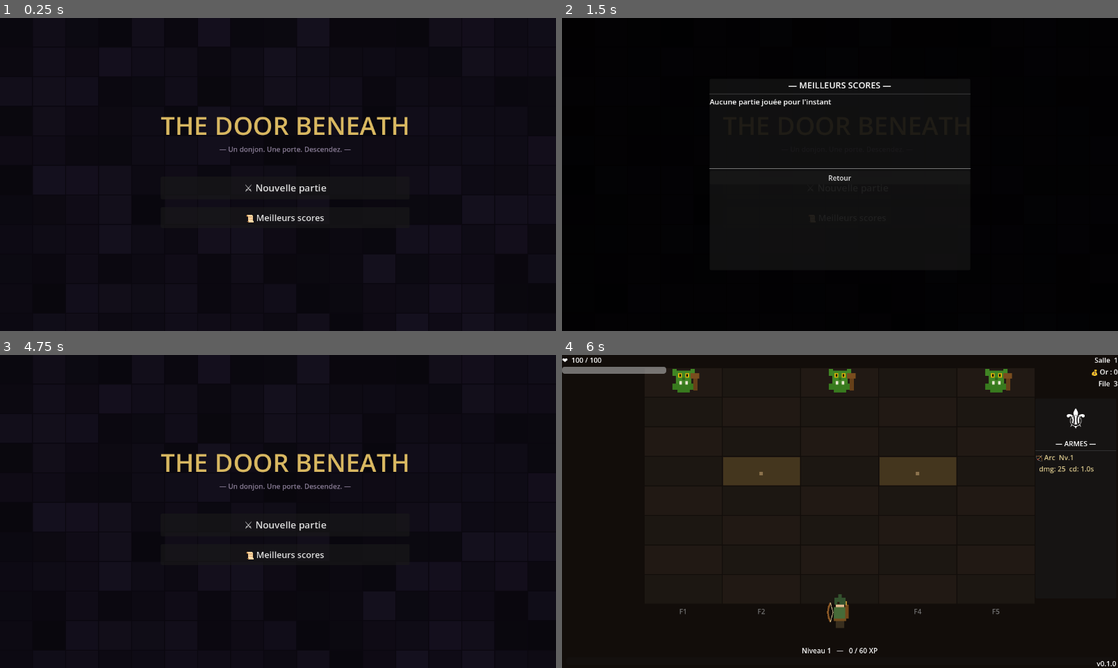
Above: before the commit, frames 1-4 (two rows, left to right).
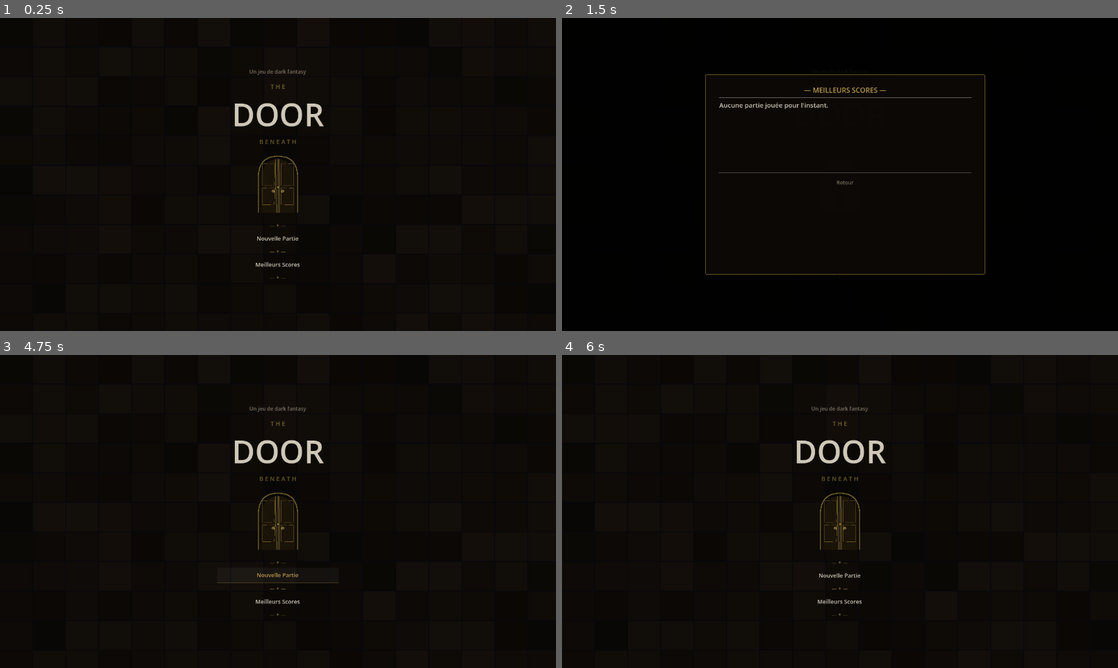
Above: after the commit, the same moments.

Repository: aerthur/game-the-door-beneath
Game: Godot game, scene res://scenes/title_screen.tscn
Same seed, same stepped clock (60 frames per second), same inputs: the game is played once before the commit and once after it.
Inputs (mouse positions are in pixels of both pictures, inside the frame that each line leads up to):
- Up to frame 1 (0.25 s): no input
- Up to frame 2 (1.5 s): click "📜 Meilleurs scores" (after the commit: "Meilleurs Scores") at 0.5 s; click "⚔ Nouvelle partie" (after the commit: "Nouvelle Partie") at 1.25 s
- Up to frame 3 (4.75 s): click "⚔ Nouvelle partie" (after the commit: "Nouvelle Partie") at 2 s; click "Retour" at 2.75 s; tap Enter at 3.5 s; move the mouse to (400, 495) at 3.52 s; hold Right (lane_right) 3.53-4.25 s; hold Space (next_room) 3.53-4.25 s; click (400, 495) at 3.67 s; drag from (166, 527) to (250, 574) at 4.27 s
- Up to frame 4 (6 s): tap Enter at 5 s; move the mouse to (895, 442) at 5.02 s; hold Right (lane_right) 5.03-5.75 s; tap Alt at 5.1 s; tap Space (next_room) at 5.75 s; drag from (812, 574) to (673, 464) at 5.77 s

The runs differ from the first frame. In frame 1, 2.7% of the frame differs, in the area x 28-74%, y 16-84%; in frame 2, 1.5%; in frame 3, 2.7%; in frame 4, 6.7%, in the area x 0-100%, y 0-100%.

Commit message:
first update of main menu

Diff:
--- a/scenes/title_screen.tscn
+++ b/scenes/title_screen.tscn
@@ -1,57 +1,95 @@
-[gd_scene load_steps=2 format=3]
+[gd_scene load_steps=3 format=3]
 
 [ext_resource type="Script" path="res://scripts/title_screen.gd" id="1"]
+[ext_resource type="Script" path="res://scripts/door_drawing.gd" id="2"]
 
 [node name="TitleScreen" type="Node"]
 script = ExtResource("1")
 
 [node name="Background" type="ColorRect" parent="."]
-color = Color(0.04, 0.03, 0.06, 1)
+color = Color(0.027, 0.027, 0.055, 1)
 size = Vector2(1280, 720)
+z_index = -10
 
 [node name="StoneGrid" type="Node2D" parent="."]
+z_index = -9
 
 [node name="UI" type="CanvasLayer" parent="."]
 
-[node name="TitlePanel" type="VBoxContainer" parent="UI"]
-anchors_preset = 8
-anchor_left = 0.5
-anchor_top = 0.5
-anchor_right = 0.5
-anchor_bottom = 0.5
-offset_left = -270.0
-offset_top = -210.0
-offset_right = 270.0
-offset_bottom = 180.0
+[node name="Center" type="CenterContainer" parent="UI"]
+anchors_preset = 15
+anchor_right = 1.0
+anchor_bottom = 1.0
+
+[node name="TitlePanel" type="VBoxContainer" parent="UI/Center"]
 alignment = 1
 
-[node name="TitleLabel" type="Label" parent="UI/TitlePanel"]
+[node name="SubtitleLabel" type="Label" parent="UI/Center/TitlePanel"]
 layout_mode = 2
-text = "THE DOOR BENEATH"
+text = "Un jeu de dark fantasy"
 horizontal_alignment = 1
 
-[node name="SubLabel" type="Label" parent="UI/TitlePanel"]
+[node name="Spacer0" type="Control" parent="UI/Center/TitlePanel"]
 layout_mode = 2
-text = "— Un donjon. Une porte. Descendez. —"
+custom_minimum_size = Vector2(0, 8)
+
+[node name="TitleBox" type="VBoxContainer" parent="UI/Center/TitlePanel"]
+layout_mode = 2
+
+[node name="TheLabel" type="Label" parent="UI/Center/TitlePanel/TitleBox"]
+layout_mode = 2
+text = "T H E"
 horizontal_alignment = 1
 
-[node name="Spacer" type="Control" parent="UI/TitlePanel"]
+[node name="DoorLabel" type="Label" parent="UI/Center/TitlePanel/TitleBox"]
 layout_mode = 2
-custom_minimum_size = Vector2(0, 44)
+text = "DOOR"
+horizontal_alignment = 1
 
-[node name="BtnNewGame" type="Button" parent="UI/TitlePanel"]
+[node name="BeneathLabel" type="Label" parent="UI/Center/TitlePanel/TitleBox"]
 layout_mode = 2
-custom_minimum_size = Vector2(300, 52)
-text = "⚔ Nouvelle partie"
+text = "B E N E A T H"
+horizontal_alignment = 1
 
-[node name="Gap" type="Control" parent="UI/TitlePanel"]
+[node name="Spacer1" type="Control" parent="UI/Center/TitlePanel"]
 layout_mode = 2
 custom_minimum_size = Vector2(0, 10)
 
-[node name="BtnScores" type="Button" parent="UI/TitlePanel"]
+[node name="DoorControl" type="Control" parent="UI/Center/TitlePanel"]
 layout_mode = 2
-custom_minimum_size = Vector2(300, 48)
-text = "📜 Meilleurs scores"
+custom_minimum_size = Vector2(110, 140)
+script = ExtResource("2")
+
+[node name="Spacer2" type="Control" parent="UI/Center/TitlePanel"]
+layout_mode = 2
+custom_minimum_size = Vector2(0, 8)
+
+[node name="MenuBox" type="VBoxContainer" parent="UI/Center/TitlePanel"]
+layout_mode = 2
+alignment = 1
+
+[node name="Sep0" type="Label" parent="UI/Center/TitlePanel/MenuBox"]
+layout_mode = 2
+text = "— ✦ —"
+horizontal_alignment = 1
+
+[node name="BtnNewGame" type="Button" parent="UI/Center/TitlePanel/MenuBox"]
+layout_mode = 2
+text = "Nouvelle Partie"
+
+[node name="Sep1" type="Label" parent="UI/Center/TitlePanel/MenuBox"]
+layout_mode = 2
+text = "— ✦ —"
+horizontal_alignment = 1
+
+[node name="BtnScores" type="Button" parent="UI/Center/TitlePanel/MenuBox"]
+layout_mode = 2
+text = "Meilleurs Scores"
+
+[node name="Sep2" type="Label" parent="UI/Center/TitlePanel/MenuBox"]
+layout_mode = 2
+text = "— ✦ —"
+horizontal_alignment = 1
 
 [node name="BestScoreLabel" type="Label" parent="UI"]
 anchors_preset = 7
@@ -75,7 +113,7 @@
 anchors_preset = 15
 anchor_right = 1.0
 anchor_bottom = 1.0
-color = Color(0, 0, 0, 0.82)
+color = Color(0, 0, 0, 0.88)
 
 [node name="Panel" type="PanelContainer" parent="UI/ScoresPanel"]
 anchors_preset = 8
@@ -83,10 +121,10 @@
 anchor_top = 0.5
 anchor_right = 0.5
 anchor_bottom = 0.5
-offset_left = -300.0
-offset_top = -220.0
-offset_right = 300.0
-offset_bottom = 220.0
+offset_left = -310.0
+offset_top = -230.0
+offset_right = 310.0
+offset_bottom = 230.0
 
 [node name="VBox" type="VBoxContainer" parent="UI/ScoresPanel/Panel"]
 layout_mode = 2
@@ -101,7 +139,7 @@
 
 [node name="Content" type="Label" parent="UI/ScoresPanel/Panel/VBox"]
 layout_mode = 2
-custom_minimum_size = Vector2(560, 160)
+custom_minimum_size = Vector2(580, 160)
 autowrap_mode = 3
 text = ""
 
@@ -112,6 +150,6 @@
 layout_mode = 2
 text = "Retour"
 
-[connection signal="pressed" from="UI/TitlePanel/BtnNewGame" to="." method="_on_nouvelle_partie_pressed"]
-[connection signal="pressed" from="UI/TitlePanel/BtnScores" to="." method="_on_meilleurs_scores_pressed"]
+[connection signal="pressed" from="UI/Center/TitlePanel/MenuBox/BtnNewGame" to="." method="_on_nouvelle_partie_pressed"]
+[connection signal="pressed" from="UI/Center/TitlePanel/MenuBox/BtnScores" to="." method="_on_meilleurs_scores_pressed"]
 [connection signal="pressed" from="UI/ScoresPanel/Panel/VBox/BtnRetour" to="." method="_on_retour_pressed"]
--- /dev/null
+++ b/scripts/door_drawing.gd
@@ -0,0 +1,98 @@
+extends Control
+# ── DoorDrawing ───────────────────────────────────────────────────
+# Reproduit la porte gothique du Design System Claude (slide 02).
+# Coordonnées converties depuis le SVG viewBox (-8,-6 176×254).
+# Contenu utile : x=4→156 (152px), y=8→245 (237px).
+# Affiché à 90×130 px par défaut (custom_minimum_size dans la scène).
+
+const C_GOLD     := Color(0.722, 0.604, 0.306)         # #b89a4e
+const C_GOLD_DIM := Color(0.420, 0.353, 0.157)         # #6b5a28
+const C_GOLD_LN  := Color(0.784, 0.627, 0.251, 0.40)  # #c8a040 @40%
+const C_DARK     := Color(0.102, 0.075, 0.031)         # #1a1308
+const C_WHITE_DM := Color(1.000, 0.973, 0.878, 0.20)  # #fff8e0 @20%
+const C_KEYHOLE  := Color(0.784, 0.627, 0.251, 0.90)  # #c8a040 @90%
+
+# Bezier quadratique : retourne n+1 points (inclus p0 et p2)
+static func _qb(p0: Vector2, p1: Vector2, p2: Vector2, n: int = 18) -> PackedVector2Array:
+	var pts := PackedVector2Array()
+	for i in n + 1:
+		var t := float(i) / float(n)
+		var u := 1.0 - t
+		pts.append(u * u * p0 + 2.0 * u * t * p1 + t * t * p2)
+	return pts
+
+# SVG coords → écran 90×130
+func _s(x: float, y: float) -> Vector2:
+	return Vector2((x - 4.0) * 90.0 / 152.0, (y - 8.0) * 130.0 / 237.0)
+
+func _draw() -> void:
+	# Centrer dans le Control si plus grand que 90×130
+	var ox := (size.x - 90.0) * 0.5
+	var oy := (size.y - 130.0) * 0.5
+	draw_set_transform(Vector2(ox, oy))
+
+	# ── Arche extérieure ─────────────────────────────────────────
+	# M4,245 L4,96 Q4,8 80,8 Q156,8 156,96 L156,245
+	var arch := PackedVector2Array()
+	arch.append(_s(4, 245))
+	arch.append(_s(4, 96))
+	var a1 := _qb(_s(4, 96), _s(4, 8), _s(80, 8))
+	a1.remove_at(0)
+	arch.append_array(a1)
+	var a2 := _qb(_s(80, 8), _s(156, 8), _s(156, 96))
+	a2.remove_at(0)
+	arch.append_array(a2)
+	arch.append(_s(156, 245))
+	draw_polyline(arch, C_GOLD_DIM, 2.5)
+
+	# ── Panneau gauche (remplissage sombre) ──────────────────────
+	var lp := PackedVector2Array()
+	lp.append(_s(14, 245))
+	lp.append(_s(14, 100))
+	var lc := _qb(_s(14, 100), _s(20, 22), _s(80, 20))
+	lc.remove_at(0)
+	lp.append_array(lc)
+	lp.append(_s(74, 245))
+	draw_colored_polygon(lp, C_DARK)
+
+	# ── Panneau droit (remplissage sombre) ───────────────────────
+	var rp := PackedVector2Array()
+	rp.append(_s(86, 245))
+	rp.append(_s(80, 20))
+	var rc := _qb(_s(80, 20), _s(140, 22), _s(146, 100))
+	rc.remove_at(0)
+	rp.append_array(rc)
+	rp.append(_s(146, 245))
+	draw_colored_polygon(rp, C_DARK)
+
+	# ── Encadrements de panneau (rectangles décoratifs) ──────────
+	var _r := func(pts: Array) -> void:
+		var pa := PackedVector2Array()
+		for v in pts: pa.append(v)
+		pa.append(pts[0])  # fermer le rectangle
+		draw_polyline(pa, C_GOLD_DIM, 0.8)
+
+	# Gauche haut
+	_r.call([_s(20,40), _s(68,38), _s(66,130), _s(20,132)])
+	# Gauche bas
+	_r.call([_s(20,142), _s(68,140), _s(66,210), _s(20,212)])
+	# Droite haut
+	_r.call([_s(92,38), _s(140,40), _s(140,132), _s(92,130)])
+	# Droite bas
+	_r.call([_s(92,140), _s(140,142), _s(140,212), _s(92,210)])
+
+	# ── Lignes centrales (fente de porte) ────────────────────────
+	draw_line(_s(69, 20), _s(75, 245), C_GOLD_LN, 2.0)   # gauche
+	draw_line(_s(84, 20), _s(85, 245), C_GOLD_LN, 2.0)   # droite
+	draw_line(_s(80, 18), _s(80, 245), C_WHITE_DM, 1.5)   # lumière centrale
+
+	# ── Poignées ─────────────────────────────────────────────────
+	for cx in [62.0, 98.0]:
+		var hc := _s(cx, 155)
+		draw_arc(hc, 2.7, 0.0, TAU, 32, C_GOLD, 1.2)
+		draw_circle(hc, 1.1, C_GOLD)
+
+	# ── Serrure centrale ─────────────────────────────────────────
+	draw_circle(_s(80, 138), 1.8, C_KEYHOLE)
+
+	draw_set_transform(Vector2.ZERO)
--- a/scripts/title_screen.gd
+++ b/scripts/title_screen.gd
@@ -1,28 +1,34 @@
 extends Node
 # ── TitleScreen ───────────────────────────────────────────────────
-
-const DEBUG     = true   # ← mettre false pour désactiver les prints de debug
+# Design System Claude — slide 02 Main Menu.
+# Palette : bg #07070e | gold #b89a4e | gold-dim #6b5a28 | text #cfc8b8 | text-dim #7a7060
+
+const DEBUG     = false
 const SAVE_PATH = "user://records.json"
 
+# ── Design tokens ─────────────────────────────────────────────────
+const C_BG       := Color(0.027, 0.027, 0.055)        # #07070e
+const C_GOLD     := Color(0.722, 0.604, 0.306)        # #b89a4e
+const C_GOLD_DIM := Color(0.420, 0.353, 0.157)        # #6b5a28
+const C_TEXT     := Color(0.812, 0.784, 0.722)        # #cfc8b8
+const C_TEXT_DIM := Color(0.478, 0.439, 0.376)        # #7a7060
+const C_STONE    := Color(0.047, 0.035, 0.024)        # #0c0906
+const C_STONE_LN := Color(0.086, 0.063, 0.031)        # #161008
+
 var records : Dictionary = {}
 
-@onready var best_score_label : Label   = $UI/BestScoreLabel
-@onready var scores_panel     : Control = $UI/ScoresPanel
-@onready var title_label      : Label   = $UI/TitlePanel/TitleLabel
-@onready var sub_label        : Label   = $UI/TitlePanel/SubLabel
-@onready var btn_new_game     : Button  = $UI/TitlePanel/BtnNewGame
-@onready var btn_scores       : Button  = $UI/TitlePanel/BtnScores
-@onready var content_label    : Label   = $UI/ScoresPanel/Panel/VBox/Content
+@onready var best_score_label : Label        = $UI/BestScoreLabel
+@onready var scores_panel     : Control      = $UI/ScoresPanel
+@onready var btn_new_game     : Button       = $UI/Center/TitlePanel/MenuBox/BtnNewGame
+@onready var btn_scores       : Button       = $UI/Center/TitlePanel/MenuBox/BtnScores
+@onready var content_label    : Label        = $UI/ScoresPanel/Panel/VBox/Content
 
 func _dbg(msg: String):
 	if not DEBUG: return
 	print("[TitleScreen] " + msg)
-	push_warning("[TitleScreen] " + msg)  # visible dans Debugger→Errors même après fermeture
 
 func _ready():
 	_dbg("_ready() debut")
-	_dbg("nodes: best_score_label=%s title_label=%s btn_new_game=%s" % [
-		str(best_score_label), str(title_label), str(btn_new_game)])
 	_load_records()
 	_dbg("load_records OK — records=%s" % str(records))
 	_draw_stone_grid()
@@ -32,6 +38,7 @@
 	_update_best_score()
 	_dbg("ready TERMINE")
 
+# ── Records ───────────────────────────────────────────────────────
 func _load_records():
 	if not FileAccess.file_exists(SAVE_PATH):
 		records = {}
@@ -45,6 +52,7 @@
 		records = json.get_data()
 	f.close()
 
+# ── Grille de pierres ─────────────────────────────────────────────
 func _draw_stone_grid():
 	var stone_node = $StoneGrid
 	var rng = RandomNumberGenerator.new()
@@ -52,40 +60,125 @@
 	for row in 11:
 		for col in 17:
 			var rect = ColorRect.new()
-			var b = rng.randf_range(0.04, 0.09)
-			rect.color = Color(b * 0.9, b * 0.7, b * 1.3, 1.0)
+			var b = rng.randf_range(0.035, 0.072)
+			# Teinte chaude sombre (tons marron-pierre)
+			rect.color = Color(b * 1.05, b * 0.8, b * 0.55, 1.0)
 			rect.position = Vector2(col * 76, row * 68)
-			rect.size = Vector2(74, 66)
+			rect.size     = Vector2(74, 66)
 			stone_node.add_child(rect)
 
+# ── Styles ────────────────────────────────────────────────────────
 func _style_ui():
-	_dbg("_style_ui: title_label")
-	title_label.add_theme_font_size_override("font_size", 58)
-	title_label.add_theme_color_override("font_color", Color(0.85, 0.72, 0.38))
-	_dbg("_style_ui: sub_label")
-	sub_label.add_theme_font_size_override("font_size", 16)
-	sub_label.add_theme_color_override("font_color", Color(0.55, 0.50, 0.60))
-	_dbg("_style_ui: buttons")
-	btn_new_game.add_theme_font_size_override("font_size", 22)
-	btn_scores.add_theme_font_size_override("font_size", 20)
-	_dbg("_style_ui: best_score_label")
-	best_score_label.add_theme_font_size_override("font_size", 14)
-	best_score_label.add_theme_color_override("font_color", Color(0.55, 0.50, 0.60))
-	_dbg("_style_ui: ScoresPanel/Title")
-	$UI/ScoresPanel/Panel/VBox/Title.add_theme_font_size_override("font_size", 20)
-	_dbg("_style_ui: content_label")
-	content_label.add_theme_font_size_override("font_size", 17)
-	_dbg("_style_ui: terminé ✓")
-
+	# Police serif (Palatino sur Windows, Georgia en fallback)
+	var serif := SystemFont.new()
+	serif.font_names = ["Palatino Linotype", "Book Antiqua", "Palatino", "Georgia", "Times New Roman"]
+
+	# ── Sous-titre "Un jeu de dark fantasy" ──
+	var sub : Label = $UI/Center/TitlePanel/SubtitleLabel
+	sub.add_theme_font_override("font", serif)
+	sub.add_theme_font_size_override("font_size", 12)
+	sub.add_theme_color_override("font_color", C_TEXT_DIM)
+
+	# ── "T H E" ──
+	var lbl_the : Label = $UI/Center/TitlePanel/TitleBox/TheLabel
+	lbl_the.add_theme_font_override("font", serif)
+	lbl_the.add_theme_font_size_override("font_size", 14)
+	lbl_the.add_theme_color_override("font_color", C_GOLD_DIM)
+
+	# ── "DOOR" (grand, gras) ──
+	var lbl_door : Label = $UI/Center/TitlePanel/TitleBox/DoorLabel
+	lbl_door.add_theme_font_override("font", serif)
+	lbl_door.add_theme_font_size_override("font_size", 72)
+	lbl_door.add_theme_color_override("font_color", C_TEXT)
+
+	# ── "B E N E A T H" ──
+	var lbl_ben : Label = $UI/Center/TitlePanel/TitleBox/BeneathLabel
+	lbl_ben.add_theme_font_override("font", serif)
+	lbl_ben.add_theme_font_size_override("font_size", 14)
+	lbl_ben.add_theme_color_override("font_color", C_GOLD_DIM)
+
+	# ── Séparateurs "— ✦ —" ──
+	for sep_path in ["Sep0", "Sep1", "Sep2"]:
+		var sep_lbl : Label = $UI/Center/TitlePanel/MenuBox.get_node(sep_path)
+		sep_lbl.add_theme_font_override("font", serif)
+		sep_lbl.add_theme_font_size_override("font_size", 11)
+		sep_lbl.add_theme_color_override("font_color", C_GOLD_DIM)
+
+	# ── Boutons fantôme ──
+	_style_ghost_button(btn_new_game, serif, C_TEXT, 13)
+	_style_ghost_button(btn_scores,   serif, C_TEXT, 13)
+
+	# ── Meilleur score (bas de page) ──
+	best_score_label.add_theme_font_override("font", serif)
+	best_score_label.add_theme_font_size_override("font_size", 13)
+	best_score_label.add_theme_color_override("font_color", C_TEXT_DIM)
+
+	# ── Panel scores (overlay) ──
+	_style_scores_panel(serif)
+
+func _style_ghost_button(btn: Button, font: Font, col: Color, size: int) -> void:
+	# Transparent, pas de bordure, texte uppercase letter-spaced
+	var style_empty  := StyleBoxEmpty.new()
+	var style_hover  := StyleBoxFlat.new()
+	style_hover.bg_color = Color(1, 1, 1, 0.04)
+	style_hover.border_width_bottom = 1
+	style_hover.border_color = C_GOLD_DIM
+	var style_pressed := StyleBoxFlat.new()
+	style_pressed.bg_color = Color(1, 1, 1, 0.08)
+
+	for state in ["normal", "focus"]:
+		btn.add_theme_stylebox_override(state, style_empty)
+	btn.add_theme_stylebox_override("hover",   style_hover)
+	btn.add_theme_stylebox_override("pressed", style_pressed)
+
+	btn.add_theme_font_override("font", font)
+	btn.add_theme_font_size_override("font_size", size)
+	btn.add_theme_color_override("font_color",        col)
+	btn.add_theme_color_override("font_hover_color",  C_GOLD)
+	btn.add_theme_color_override("font_pressed_color", C_GOLD)
+	btn.add_theme_color_override("font_focus_color",  col)
+	btn.alignment = HORIZONTAL_ALIGNMENT_CENTER
+	btn.custom_minimum_size = Vector2(280, 36)
+
+func _style_scores_panel(serif: Font) -> void:
+	# Fond du panel (StyleBoxFlat sombre avec bordure dorée)
+	var panel_node = $UI/ScoresPanel/Panel
+	var style := StyleBoxFlat.new()
+	style.bg_color          = Color(0.047, 0.035, 0.024, 0.97)  # #0c0906
+	style.border_width_left  = 1; style.border_width_right  = 1
+	style.border_width_top   = 1; style.border_width_bottom = 1
+	style.border_color = C_GOLD_DIM
+	style.corner_radius_top_left = 2; style.corner_radius_top_right = 2
+	style.corner_radius_bottom_left = 2; style.corner_radius_bottom_right = 2
+	style.content_margin_left   = 32; style.content_margin_right = 32
+	style.content_margin_top    = 24; style.content_margin_bottom = 24
+	panel_node.add_theme_stylebox_override("panel", style)
+
+	var title_lbl = $UI/ScoresPanel/Panel/VBox/Title
+	title_lbl.add_theme_font_override("font", serif)
+	title_lbl.add_theme_font_size_override("font_size", 16)
+	title_lbl.add_theme_color_override("font_color", C_GOLD)
+
+	content_label.add_theme_font_override("font", serif)
+	content_label.add_theme_font_size_override("font_size", 15)
+	content_label.add_theme_color_override("font_color", C_TEXT)
+
+	var btn_retour = $UI/ScoresPanel/Panel/VBox/BtnRetour
+	_style_ghost_button(btn_retour, serif, C_TEXT_DIM, 12)
+
+# ── Meilleur score ────────────────────────────────────────────────
 func _update_best_score():
 	if records.has("best_gold"):
-		best_score_label.text = "Meilleur score : %d 💰" % int(records["best_gold"])
+		best_score_label.text = "Meilleur score : %d 💰  ·  Salle %d  ·  Niveau %d" % [
+			int(records.get("best_gold", 0)),
+			int(records.get("best_room", 0)),
+			int(records.get("best_level", 0))
+		]
 	else:
 		best_score_label.text = ""
 
+# ── Actions ───────────────────────────────────────────────────────
 func _on_nouvelle_partie_pressed():
-	#OS.alert("TITLE CLICK OK")
-	#btn_new_game.text = "CLICK OK";title_label.text = "TITLE DEBUG OK";sub_label.text = "LE CODE MODIFIE TOURNE";await get_tree().create_timer(2.0).timeout
 	get_tree().change_scene_to_file("res://scenes/main.tscn")
 
 func _on_meilleurs_scores_pressed():
@@ -97,14 +190,11 @@
 
 func _fill_scores_panel():
 	if records.is_empty() or not records.has("best_room"):
-		content_label.text = "Aucune partie jouée pour l'instant"
+		content_label.text = "Aucune partie jouée pour l'instant."
 		return
 
 	var best_secs = int(records.get("best_time", 0))
-	var mins = best_secs / 60
-	var secs = best_secs % 60
-
-	var fav_text = "-"
+	var fav_text  = "-"
 	if records.has("fav_weapon") and records["fav_weapon"] != "":
 		var wid = records["fav_weapon"]
 		if GameData.WEAPON_DEFS.has(wid):
@@ -114,11 +204,14 @@
 	var kills_g = int(records.get("total_kills_g", 0))
 	var kills_b = int(records.get("total_kills_b", 0))
 	var kills_r = int(records.get("total_kills_r", 0))
+	var runs    = int(records.get("total_runs", 0))
 
 	content_label.text = (
-		"🏆 Meilleur score : %d\n" % int(records.get("best_gold", 0)) +
-		"🏰 Salle la plus loin : %d\n" % int(records.get("best_room", 0)) +
-		"⏱ Meilleur temps : %02d:%02d\n" % [mins, secs] +
-		"⚔ Arme préférée : %s\n" % fav_text +
-		"💀 Monstres tués : %d verts, %d bleus, %d rouges" % [kills_g, kills_b, kills_r]
+		"🏆  Meilleur score     :  %d or\n" % int(records.get("best_gold", 0)) +
+		"🏰  Salle la plus loin :  %d\n"  % int(records.get("best_room", 0)) +
+		"⭐  Niveau max         :  %d\n"  % int(records.get("best_level", 0)) +
+		"⏱  Meilleur temps     :  %02d:%02d\n" % [best_secs / 60, best_secs % 60] +
+		"⚔  Arme préférée      :  %s\n"  % fav_text +
+		"💀  Monstres tués      :  %d verts · %d bleus · %d rouges\n" % [kills_g, kills_b, kills_r] +
+		"🎮  Parties jouées     :  %d" % runs
 	)
